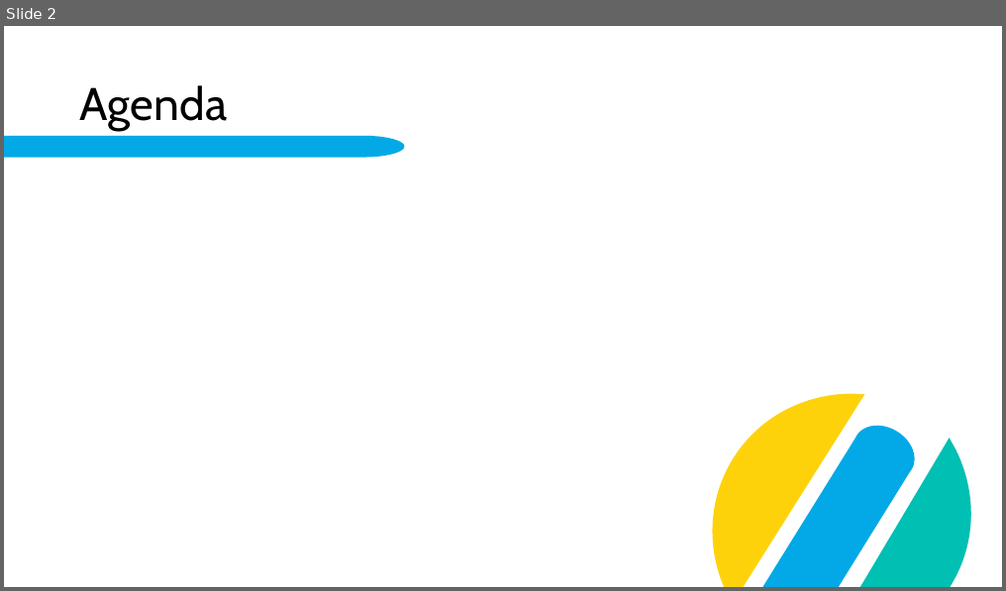
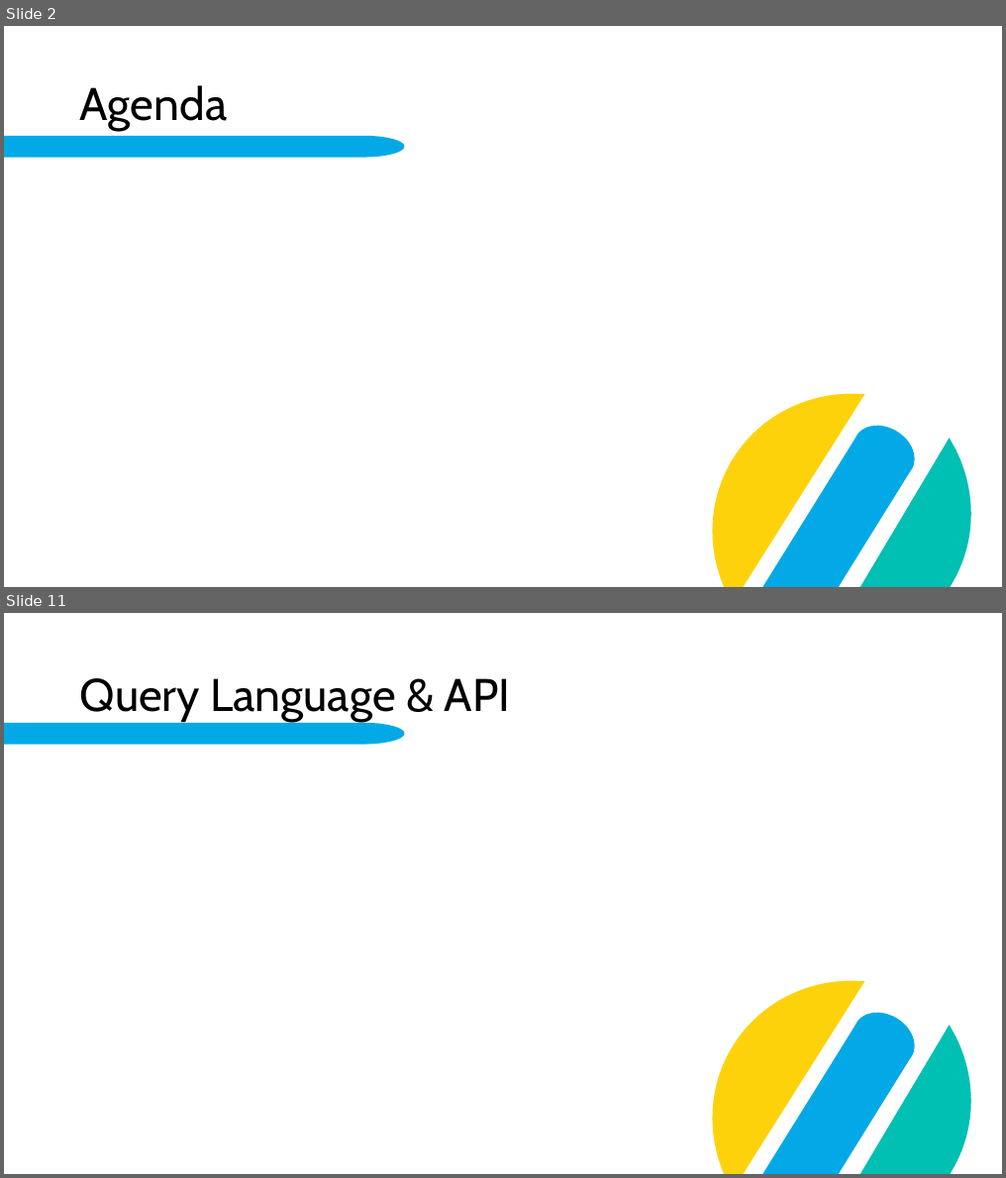
Before and after one commit to fabi2k03/dab_elasticsearch_paper, a slide deck: Elasticsearch.pptx. Shown one above the other, each under a label of ours: slide 2 before the commit, slides 2 and 11 after it; the slides between them are not shown. The pictures are 1006x591 and 1006x1178 pixels, drawn with LibreOffice and Linux fonts; fonts in the diff are those of the drawing; background and template pictures are left out. Boxes give left, top, right and bottom in pixels: in the first picture for what was removed or moved away, otherwise in the second. Text is boxed around its words. In the diff, an @@ line names an element or a change of style, - is before the commit and + after.

```diff
--- a/Elasticsearch.pptx
+++ b/Elasticsearch.pptx
@@ slide 11 added at bbox=[4, 613, 1002, 1174], background #FFFFFF; not listed: 5 template elements that a slide beside it also shows @@
@@ title added at bbox=[80, 678, 511, 722], 44 pt, text #000000 @@
+Query Language & API
```
Also in this commit, not shown: 1 slide changed, 9 other slides added, 3 other files.
